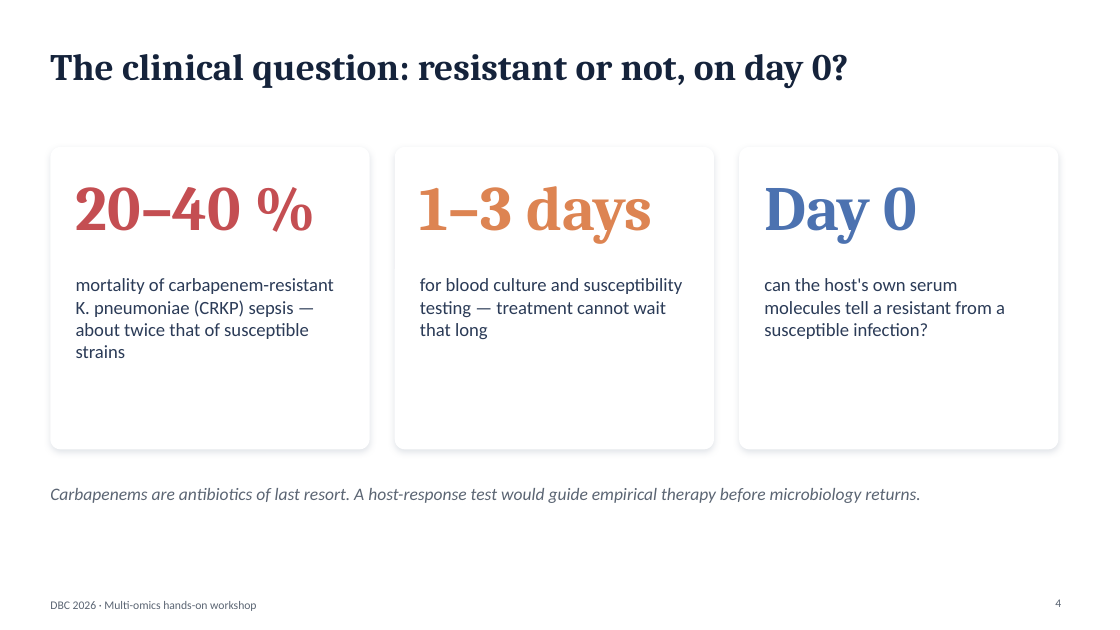
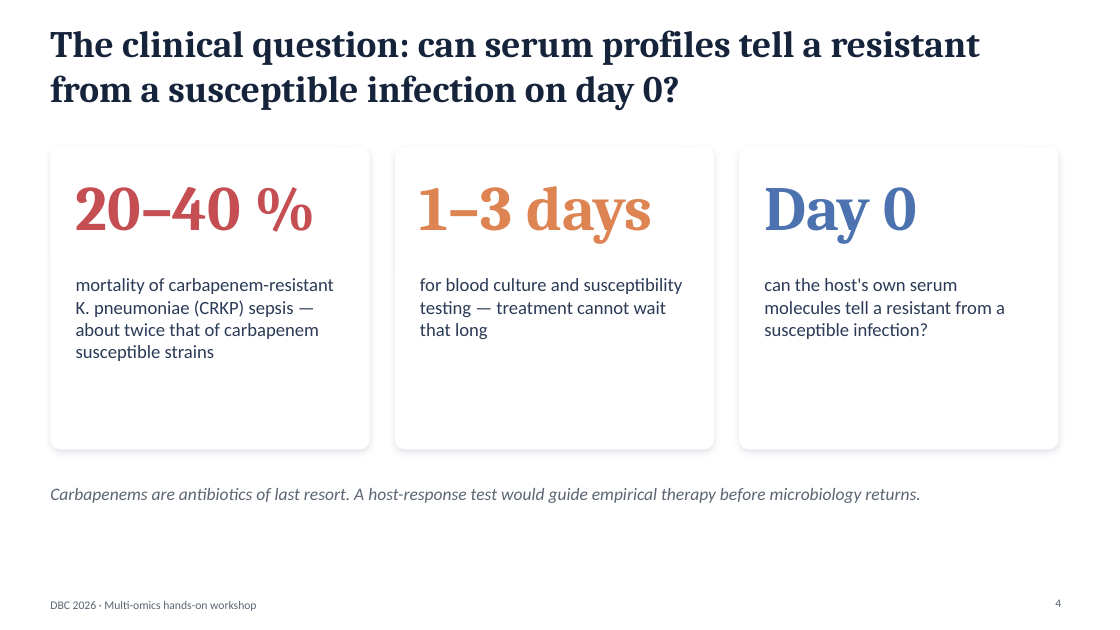
Before and after one commit to biosustain/dsp_multiomics_workshop, a slide deck: slide 4 of slides/01_workshop_introduction.pptx. Drawn at 1120x630 pixels with LibreOffice and Linux fonts; fonts in the diff are those of the drawing. Boxes give left, top, right and bottom in pixels: in the first picture for what was removed or moved away, otherwise in the second. Text is boxed around its words. In the diff, an @@ line names an element or a change of style, - is before the commit and + after.

```diff
--- a/slides/01_workshop_introduction.pptx
+++ b/slides/01_workshop_introduction.pptx
@@ title at (50,30,981,111): text changed @@
-The clinical question: resistant or not, on day 0?
+The clinical question: can serum profiles tell a resistant from a susceptible infection on day 0?
@@ text at (76,278,334,361): text changed @@
-mortality of carbapenem-resistant K. pneumoniae (CRKP) sepsis — about twice that of susceptible strains
+mortality of carbapenem-resistant K. pneumoniae (CRKP) sepsis — about twice that of carbapenem susceptible strains
```
Also in this commit, not shown: 11 other slides changed, 2 slides added, 2 slides removed.
